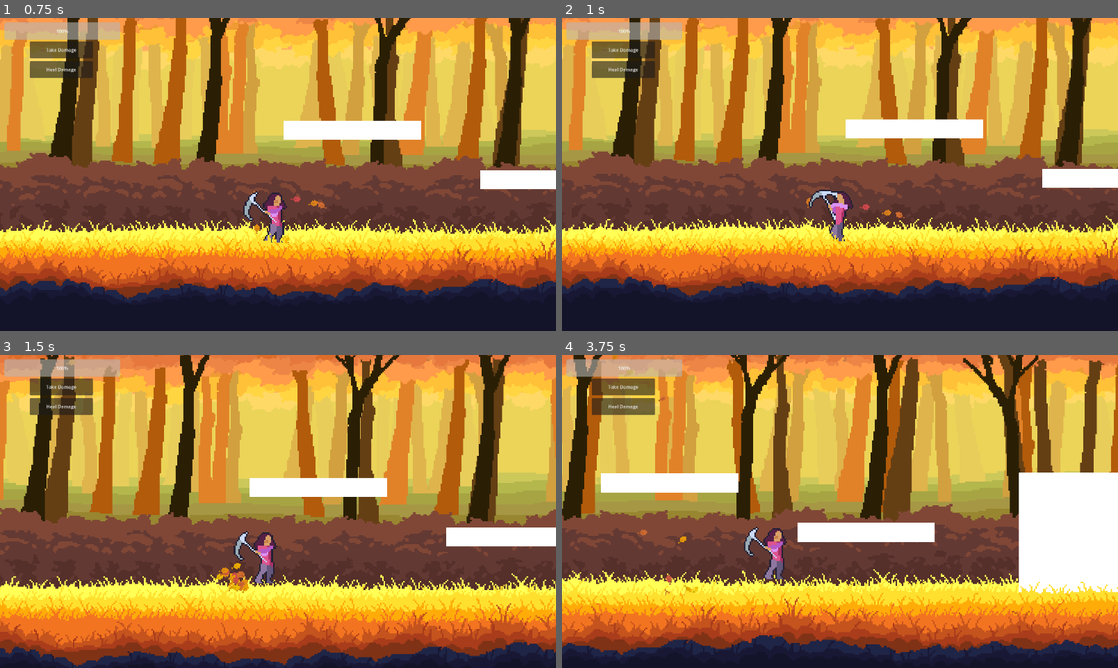
Above: before the commit, frames 1-4 (two rows, left to right).
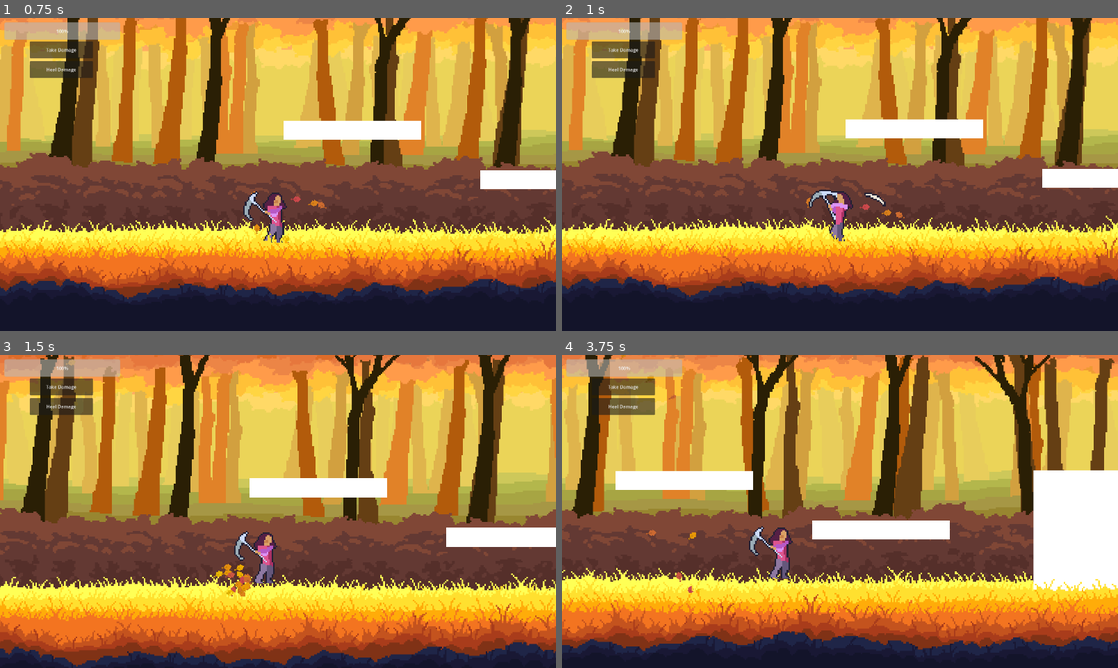
Above: after the commit, the same moments.

Repository: LordRevan36/software_development_platformer
Game: Godot game, scene res://main.tscn
Same seed, same stepped clock (60 frames per second), same inputs: the game is played once before the commit and once after it.
Inputs:
- Up to frame 1 (0.75 s): hold C (FlipRight) from 0.53 s (still down); tap X (Attack 1) at 0.6 s
- Up to frame 2 (1 s): keep holding C (FlipRight)
- Up to frame 3 (1.5 s): release C (FlipRight) at 1.28 s; hold Z (FlipLeft) from 1.28 s (still down); tap X (Attack 1) at 1.35 s
- Up to frame 4 (3.75 s): release Z (FlipLeft) at 2.03 s; hold C (FlipRight) 2.03-2.78 s; tap X (Attack 1) at 2.1, 2.85, 3.6 s; hold W (Up) 2.78-3.53 s; hold Z (FlipLeft) from 3.53 s (still down)

Frame 1 is identical in both runs. In frame 2, less than 0.1% of the frame differs, in the area x 54-59%, y 55-61%; in frame 3, 3.5%; in frame 4, 41%, in the area x 0-100%, y 0-98%.

Commit message:
adding slash back, attacktimer to untie it from animations
yep. i forgot to add slash in reworkded movemrent. mb.

Diff:
--- a/software-development-platformer/Player/player.gd
+++ b/software-development-platformer/Player/player.gd
@@ -1,7 +1,8 @@
 extends CharacterBody2D
 @onready var AnimSprite: AnimatedSprite2D = $PlayerSprite #just makes code look better, easier to change later if file paths change
 @onready var Slash: AnimatedSprite2D = $Slash
-@onready var CoyoteTimer: Timer = $CoyoteJumpTimer
+@onready var CoyoteTimer: Timer = $Timers/CoyoteJumpTimer
+@onready var AttackTimer: Timer = $Timers/AttackTimer #making these timers both for balance tweaking, and not letting animations determinephysics state
 
 #if you ever want to do this, drag in the node you're referencing, then hold command/ctrl while releasing
 
@@ -77,6 +78,8 @@
 	if Input.is_action_just_pressed("Attack 1"):
 		state = "attack"
 		attack_started.emit()
+		AttackTimer.start()
+
 
 	#UPDATES FACING WHEN IN APPROPRIATE STATE
 	if state == "run" or state == "idle" or state == "fall" or state == "jump":
@@ -94,7 +97,8 @@
 
 		# MOVEMENT ON GROUND, includes friction and slight sliding on landing. values will likely need to be tweaked later
 		if (state == "crouch"):
-			slow = (0.8-(time-crouchStartTime)*1.5)/friction #slows movement if holding jumps
+			velocity.x = move_toward(velocity.x, 0, SPEED/24*friction)
+			#slow = (0.8-(time-crouchStartTime)*1.5)/friction #slows movement if holding jumps
 		elif state == "run":
 			velocity.x = move_toward(velocity.x, SPEED * direction, SPEED/4*friction)
 		elif state == "idle" or state == "land":
@@ -118,7 +122,6 @@
 
 		# HOLDING JUMP/FLIP
 		if (state == "crouch"):
-			slow = (0.8-(time-crouchStartTime)*1.5)/friction #slows movement if holding jumps
 
 			#JUMPING/FLIPPING
 			if ((time-crouchStartTime)>0.5): #if player's held down the jump/flip button too long:
@@ -202,10 +205,15 @@
 		AnimSprite.play("fall")
 	elif state == "attack":
 		AnimSprite.play("attack")
-		await AnimSprite.animation_finished
-		if AnimSprite.animation == "attack": #prevents waiting for ANY animation to end if this one is interrupted
-			state = "idle" #AGAIN I DONT LIKE DOING THIS. Could create a timer and set the state in physics_process, but im too lazy rn.
-		attack_finished.emit()
+		if facing == 1:
+			Slash.position = Vector2(95,46)
+			Slash.flip_h = false
+		else:
+			Slash.position = Vector2(-95,46)
+			Slash.flip_h = true
+		if AnimSprite.animation == "attack" and AnimSprite.frame == 2: #delays the slash slightly
+			Slash.show()
+			Slash.play()
 	elif state == "land":
 		AnimSprite.play("land")
 		await AnimSprite.animation_finished
@@ -246,3 +254,13 @@
 
 func _on_coyote_jump_timer_timeout() -> void:
 	canJump = false
+
+
+func _on_attack_timer_timeout() -> void:
+	state = "idle"
+	attack_finished.emit()
+
+
+# HIDING SLASH
+func _on_slash_animation_finished() -> void: #used to visually hide slash when its done
+	Slash.hide()
--- a/software-development-platformer/Player/player.tscn
+++ b/software-development-platformer/Player/player.tscn
@@ -464,11 +464,12 @@
 [node name="Player" type="CharacterBody2D"]
 position = Vector2(-24, 5)
 script = ExtResource("1_onrkg")
+friction = 0.8
 metadata/_edit_group_ = true
 
 [node name="PlayerSprite" type="AnimatedSprite2D" parent="."]
 sprite_frames = SubResource("SpriteFrames_sh265")
-animation = &"idle"
+animation = &"attack"
 autoplay = "idle"
 
 [node name="PlayerHitbox" type="CollisionShape2D" parent="."]
@@ -493,10 +494,18 @@
 rotation = 1.5707964
 shape = SubResource("CapsuleShape2D_btcbx")
 
-[node name="CoyoteJumpTimer" type="Timer" parent="."]
+[node name="Timers" type="Node2D" parent="."]
+
+[node name="CoyoteJumpTimer" type="Timer" parent="Timers"]
 wait_time = 0.25
 one_shot = true
 
+[node name="AttackTimer" type="Timer" parent="Timers"]
+wait_time = 0.5
+one_shot = true
+
+[connection signal="animation_finished" from="PlayerSprite" to="." method="_on_player_sprite_animation_finished"]
 [connection signal="animation_finished" from="PlayerSprite" to="." method="_on_player_animation_finished"]
 [connection signal="animation_finished" from="Slash" to="." method="_on_slash_animation_finished"]
-[connection signal="timeout" from="CoyoteJumpTimer" to="." method="_on_coyote_jump_timer_timeout"]
+[connection signal="timeout" from="Timers/CoyoteJumpTimer" to="." method="_on_coyote_jump_timer_timeout"]
+[connection signal="timeout" from="Timers/AttackTimer" to="." method="_on_attack_timer_timeout"]
